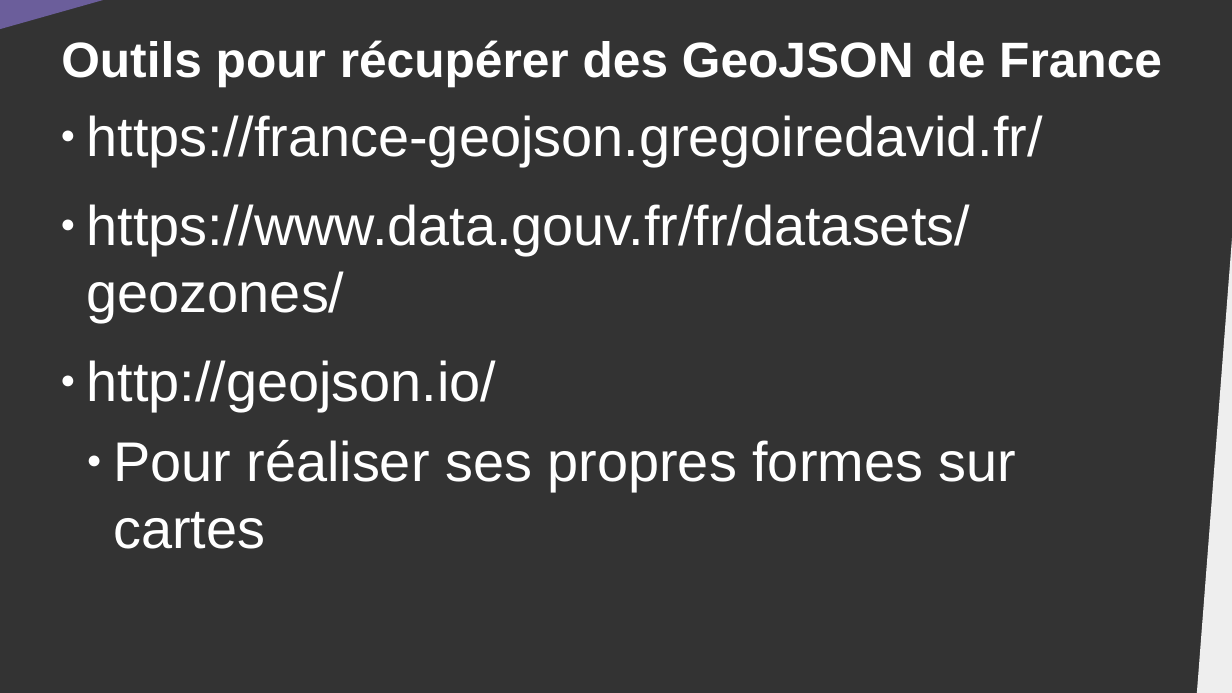
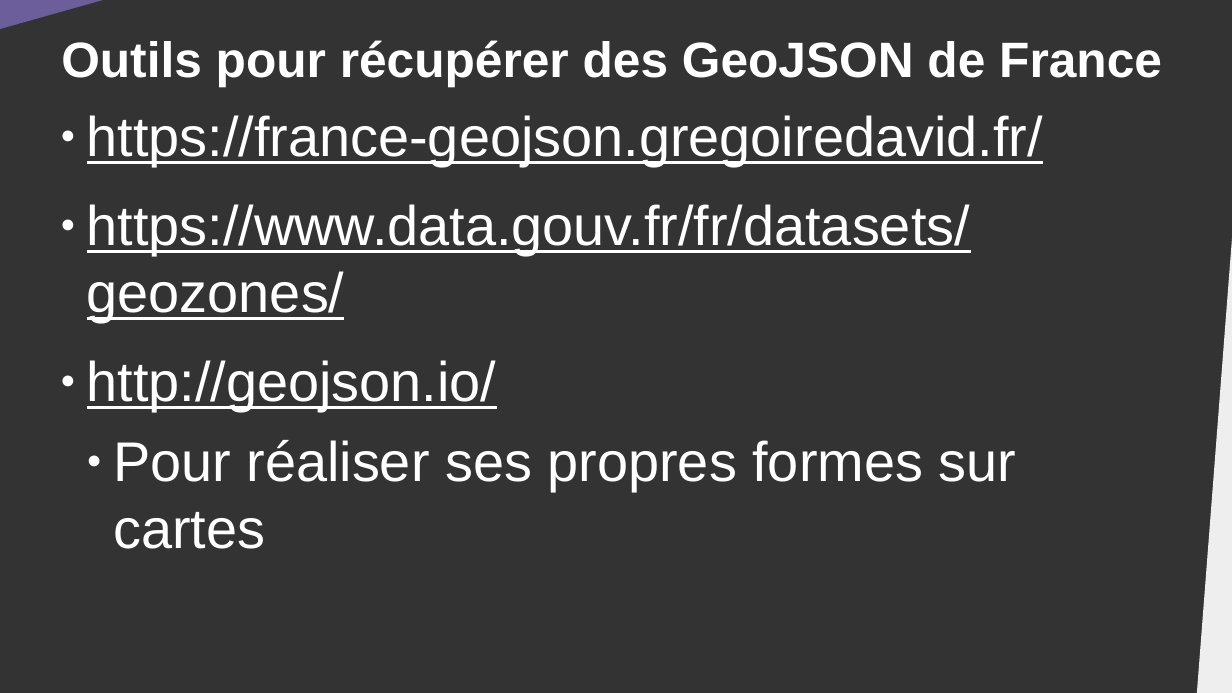
Before and after one commit to DanYellow/cours, a slide deck: slide 12 of data-journalisme-s4/travaux-pratiques/numero-5/presentation.odp. Drawn at 1232x693 pixels with LibreOffice and Linux fonts; fonts in the diff are those of the drawing. Boxes give left, top, right and bottom in pixels: in the first picture for what was removed or moved away, otherwise in the second. Text is boxed around its words. In the diff, an @@ line names an element or a change of style, - is before the commit and + after.

Commit message:
Fix errors and link in data-journalism

```diff
--- a/data-journalisme-s4/travaux-pratiques/numero-5/presentation.odp
+++ b/data-journalisme-s4/travaux-pratiques/numero-5/presentation.odp
@@ text at (87, 115, 1043, 411): underline on in "https://france-geojson.gregoiredavid.fr/", "https://www.data.gouv.fr/fr/datasets/geozones/", "http://geojson.io/" @@
```
Also in this commit, not shown: 4 other slides changed, 1 other file.
